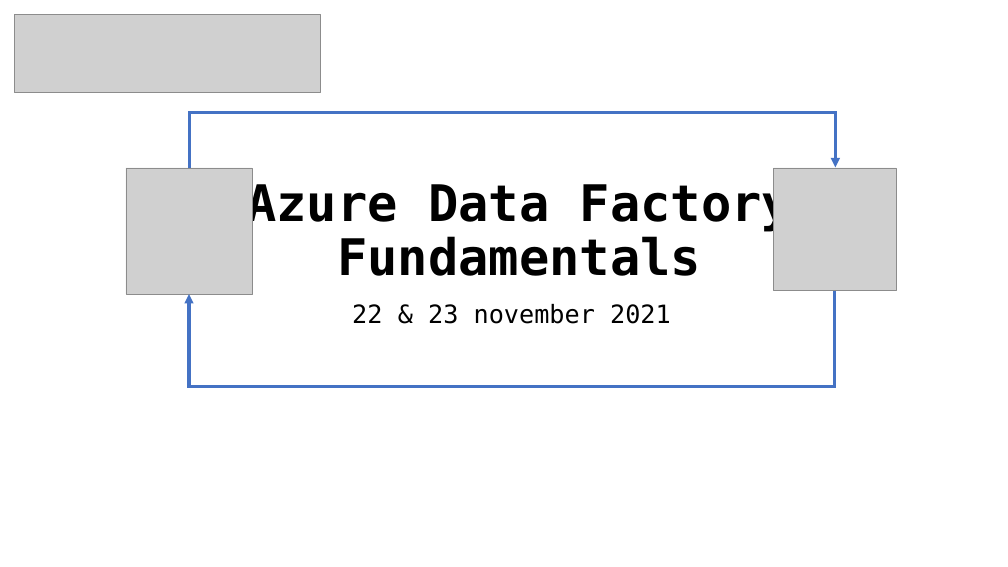
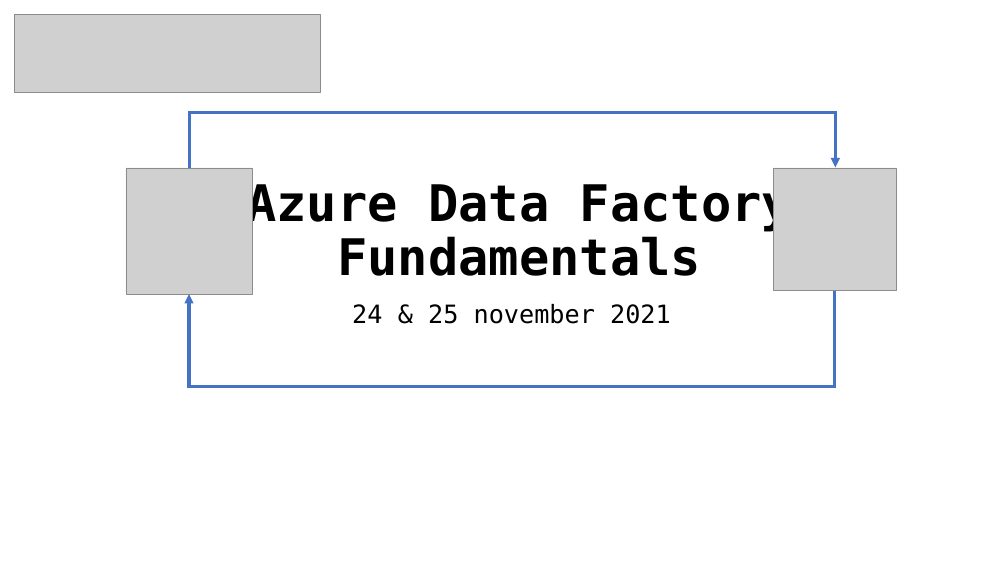
Before and after one commit to wortell-smart-learning/Synapse-Pipelines-Training, a slide deck: slide 1 of Sildes/Azure Data Factory Fundamentals Dag 1.pptx. Drawn at 1008x567 pixels with LibreOffice and Linux fonts; fonts in the diff are those of the drawing; grey boxes stand for pictures; background and template pictures are left out. Boxes give left, top, right and bottom in pixels: in the first picture for what was removed or moved away, otherwise in the second. Text is boxed around its words. In the diff, an @@ line names an element or a change of style, - is before the commit and + after.

```diff
--- a/Sildes/Azure Data Factory Fundamentals Dag 1.pptx
+++ b/Sildes/Azure Data Factory Fundamentals Dag 1.pptx
@@ subtitle at (352,304,671,324): text changed @@
-22 & 23 november 2021
+24 & 25 november 2021
```
Also in this commit, not shown: 1 other slide changed, 1 other file.
